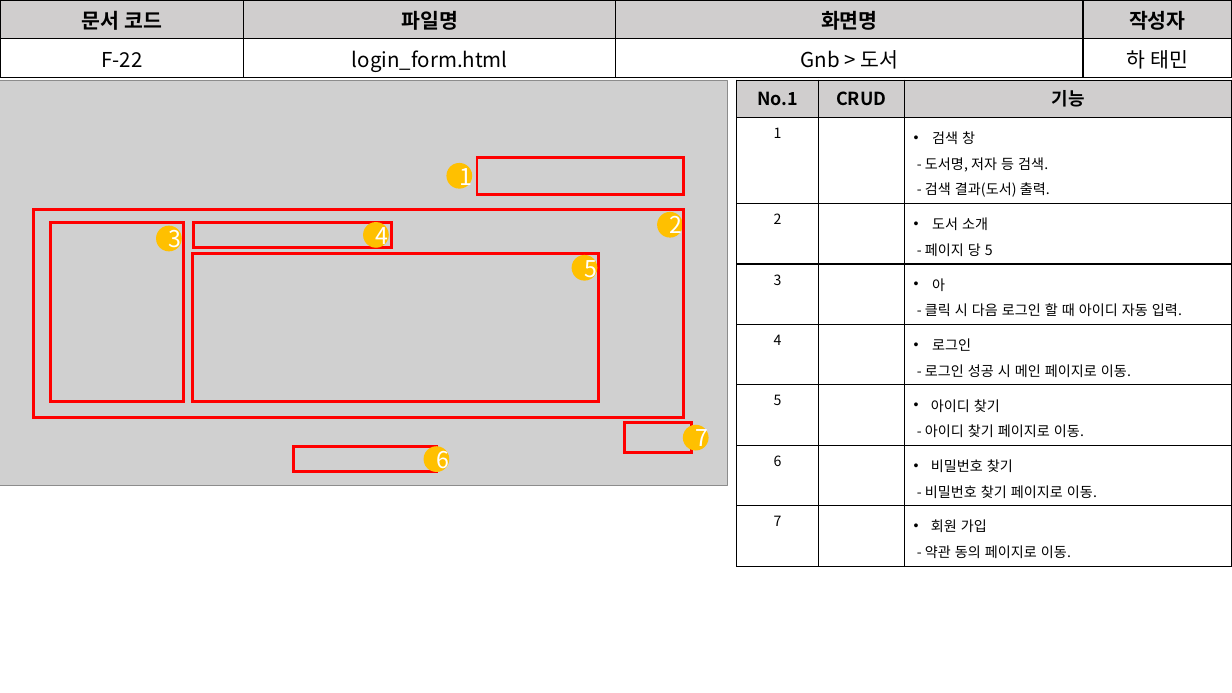
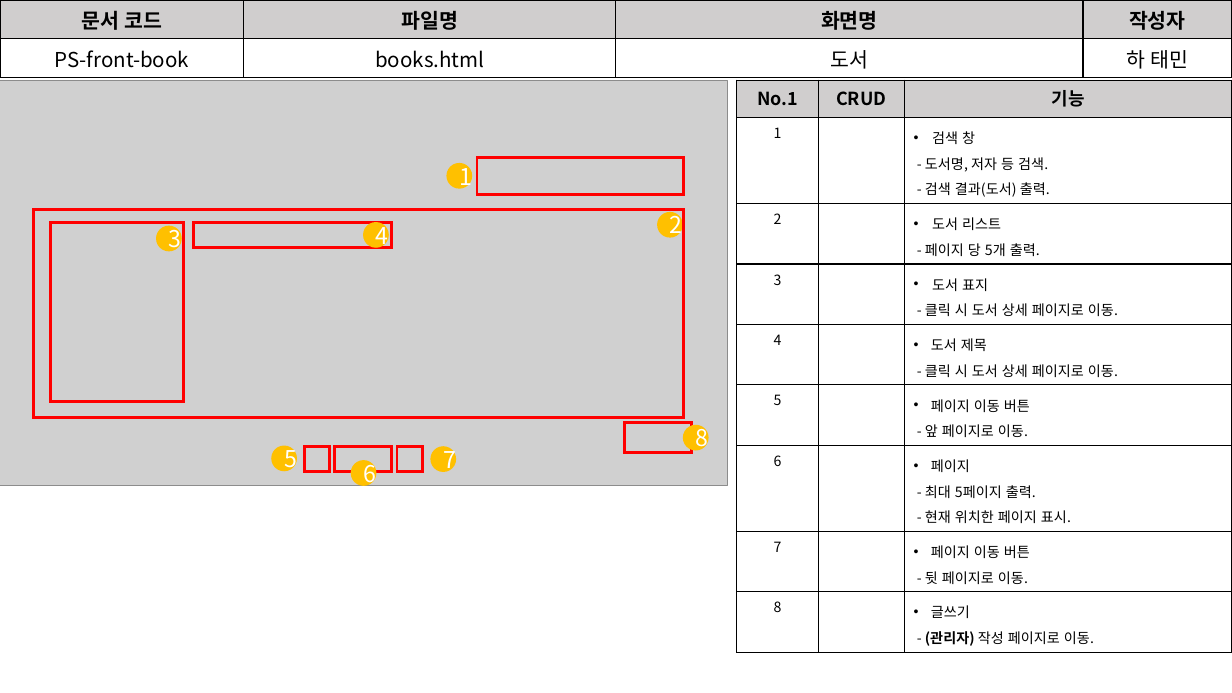
Before and after one commit to David-Ha-1217/Publisher_Portfolio, a slide deck: slide 17 of Documents/화면설계서.pptx. Drawn at 1232x693 pixels with LibreOffice and Linux fonts; fonts in the diff are those of the drawing; grey boxes stand for pictures. Boxes give left, top, right and bottom in pixels: in the first picture for what was removed or moved away, otherwise in the second. Text is boxed around its words. In the diff, an @@ line names an element or a change of style, - is before the commit and + after.

```diff
--- a/Documents/화면설계서.pptx
+++ b/Documents/화면설계서.pptx
@@ table at (x1=0, y1=0, x2=1232, y2=75) @@
-row 2: F-22 | login_form.html | Gnb > 도서 | 하 태민
+row 2: PS-front-book | books.html | 도서 | 하 태민
@@ table at (x1=738, y1=80, x2=1232, y2=650) @@
-row 3: 2 |  | 도서 소개 / - 페이지 당 5
-row 4: 3 |  | 아 / - 클릭 시 다음 로그인 할 때 아이디 자동 입력.
-row 5: 4 |  | 로그인 / - 로그인 성공 시 메인 페이지로 이동.
-row 6: 5 |  | 아이디 찾기 / - 아이디 찾기 페이지로 이동.
-row 7: 6 |  | 비밀번호 찾기 / - 비밀번호 찾기 페이지로 이동.
-row 8: 7 |  | 회원 가입 / - 약관 동의 페이지로 이동.
+row 3: 2 |  | 도서 리스트 / - 페이지 당 5개 출력.
+row 4: 3 |  | 도서 표지 / - 클릭 시 도서 상세 페이지로 이동.
+row 5: 4 |  | 도서 제목 / - 클릭 시 도서 상세 페이지로 이동.
+row 6: 5 |  | 페이지 이동 버튼 / - 앞 페이지로 이동.
+row 7: 6 |  | 페이지 / - 최대 5페이지 출력. / - 현재 위치한 페이지 표시.
+row 8: 7 |  | 페이지 이동 버튼 / - 뒷 페이지로 이동.
+row 9: 8 |  | 글쓰기 / - (관리자) 작성 페이지로 이동.
@@ rectangle removed at (x1=193, y1=253, x2=599, y2=401) @@
@@ ellipse "5" moved from (x1=572, y1=255, x2=598, y2=281) to (x1=272, y1=445, x2=298, y2=471) @@
@@ rectangle resized from (x1=294, y1=446, x2=436, y2=472) to (x1=304, y1=446, x2=330, y2=472) @@
@@ rectangle added at (x1=335, y1=446, x2=392, y2=472), outline #FF0000 2.25 pt @@
@@ rectangle added at (x1=397, y1=446, x2=423, y2=472), outline #FF0000 2.25 pt @@
@@ ellipse added at (x1=431, y1=446, x2=457, y2=472), fill #FFC000, 18 pt, text #FFFFFF @@
+7
@@ text in ellipse at (x1=696, y1=423, x2=709, y2=452): text changed @@
-7
+8
@@ ellipse "6" moved from (x1=423, y1=446, x2=449, y2=472) to (x1=351, y1=460, x2=377, y2=486) @@
```
Also in this commit, not shown: 9 other slides changed, 4 slides added, 3 slides removed, 1 other file.
